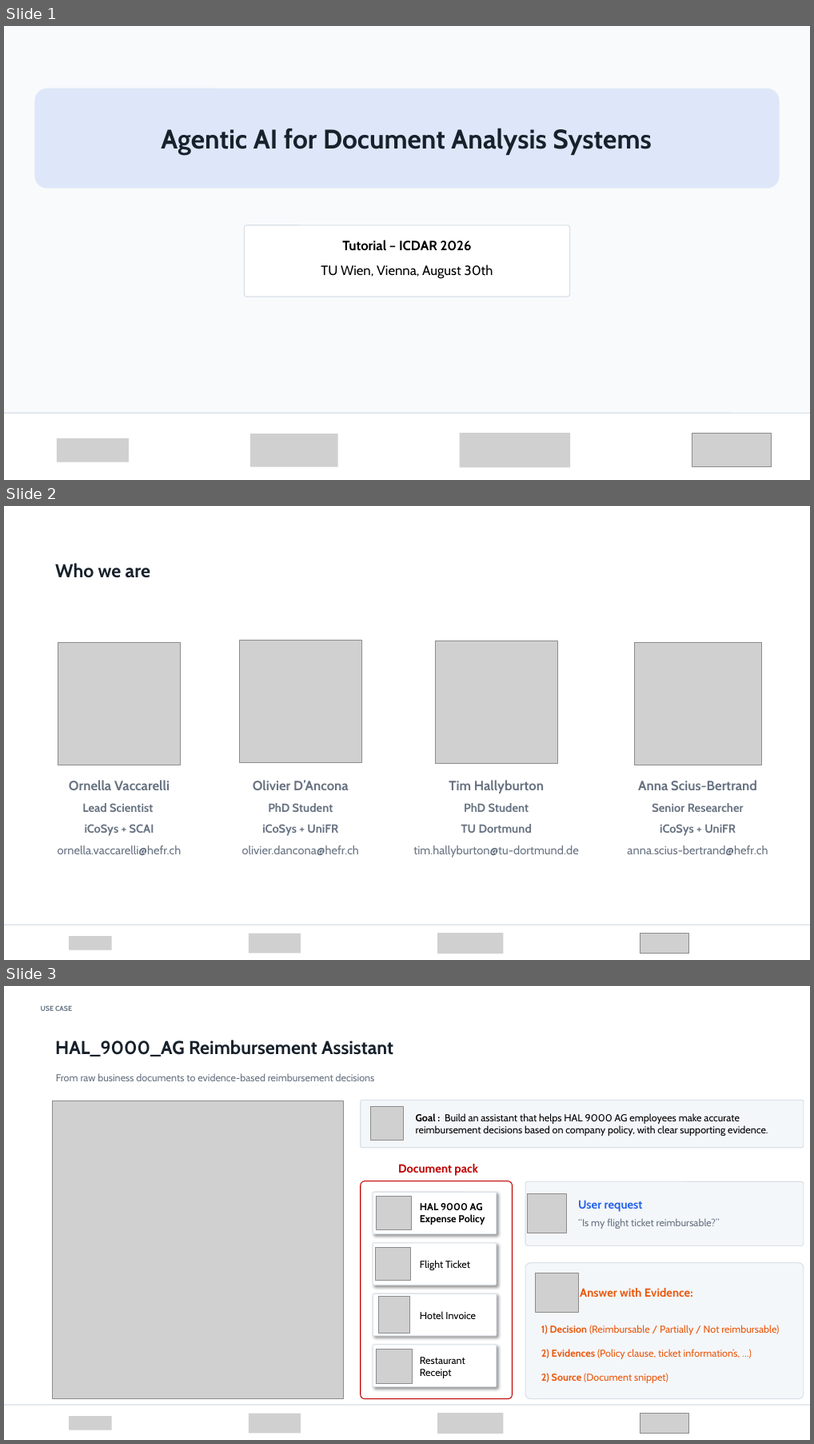
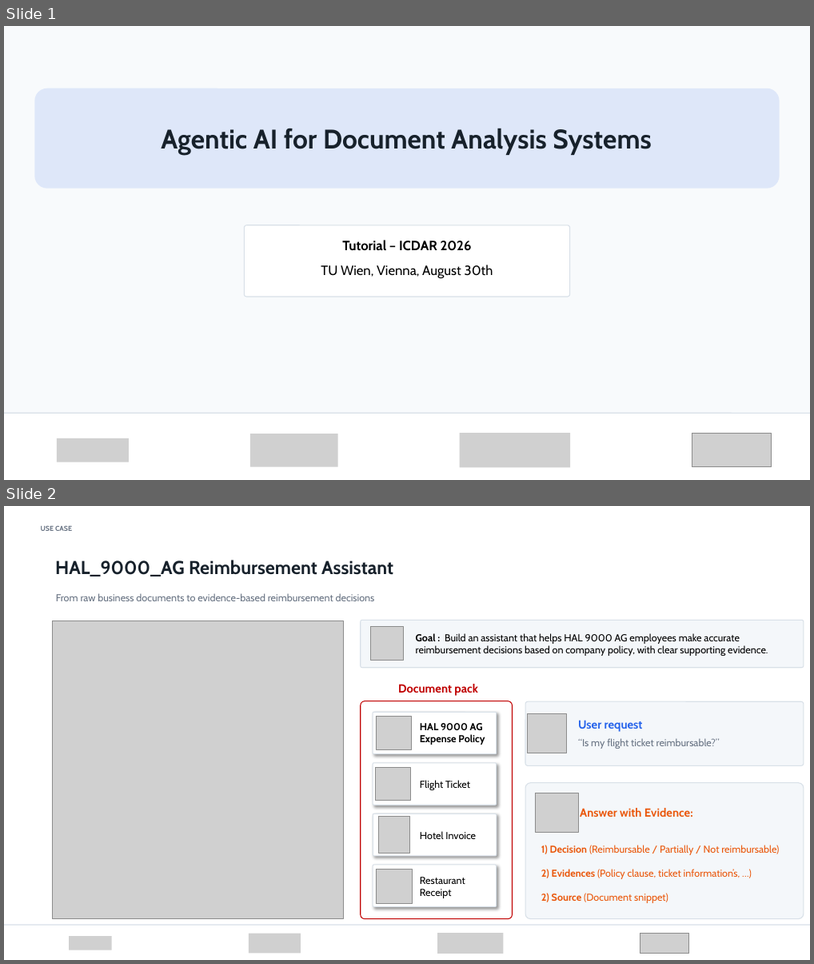
Before and after one commit to ovaccarelli/tutorial_ICDAR, a slide deck: presentation/tutorial_ICDAR.pptx. Shown one above the other, each under a label of ours: slides 1, 2 and 3 before the commit, slides 1 and 2 after it. The pictures are 814x1444 and 814x964 pixels, drawn with LibreOffice and Linux fonts; fonts in the diff are those of the drawing; grey boxes stand for pictures; background and template pictures are left out. Boxes give left, top, right and bottom in pixels: in the first picture for what was removed or moved away, otherwise in the second. Text is boxed around its words. In the diff, an @@ line names an element or a change of style, - is before the commit and + after.

```diff
--- a/presentation/tutorial_ICDAR.pptx
+++ b/presentation/tutorial_ICDAR.pptx
@@ slide 2 removed at (4,506,810,960), background #FFFFFF @@
@@ text removed at (55,563,150,578) @@
-Who we are
@@ picture removed at (58,642,181,764) @@
@@ picture removed at (239,640,362,763) @@
@@ picture removed at (435,640,558,763) @@
@@ picture removed at (635,642,762,764) @@
@@ text removed at (58,780,182,855) @@
-Ornella Vaccarelli
-Lead Scientist
-iCoSys + SCAI
-ornella.vaccarelli@hefr.ch
@@ text removed at (242,780,359,855) @@
-Olivier D’Ancona
-PhD Student
-iCoSys + UniFR
-olivier.dancona@hefr.ch
@@ text removed at (414,780,578,857) @@
-Tim Hallyburton
-PhD Student
-TU Dortmund
-tim.hallyburton@tu-dortmund.de
@@ text removed at (627,780,768,855) @@
-Anna Scius-Bertrand
-Senior Researcher
-iCoSys + UniFR
-anna.scius-bertrand@hefr.ch
@@ group removed at (4,924,810,960): 4 pictures, 1 rounded rectangle @@
@@ what was slide 3 is now slide 2 @@
```
Also in this commit, not shown: 1 slide changed, 1 slide added, 1 other file.
